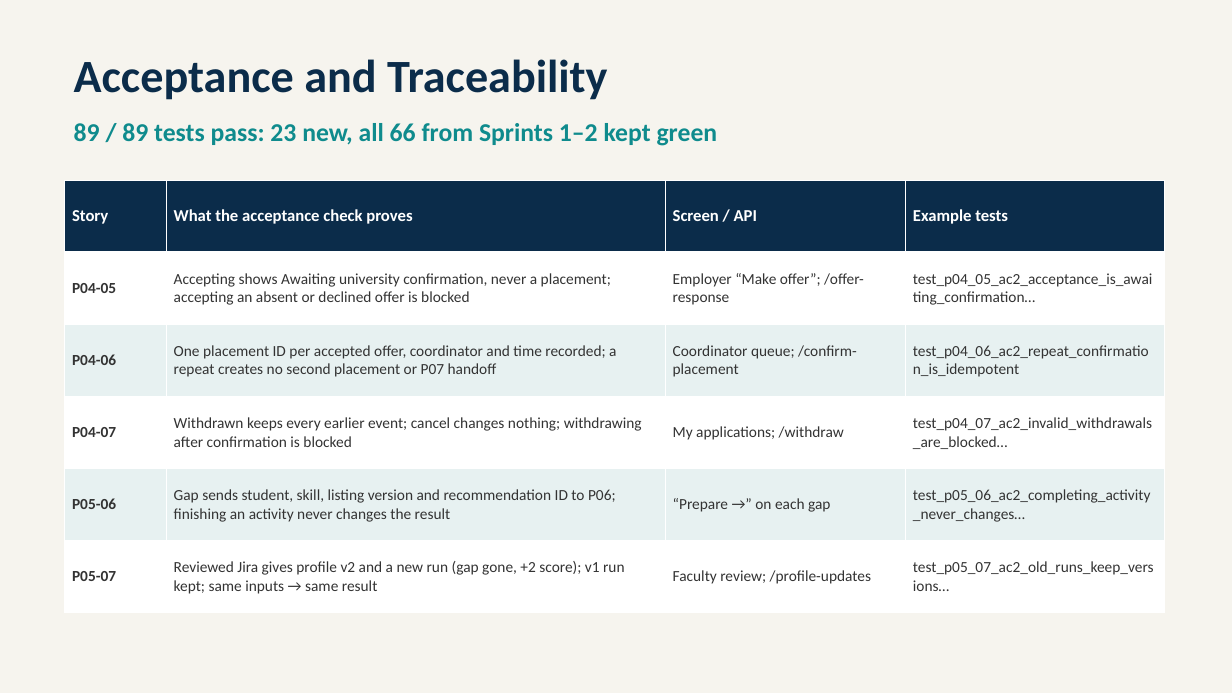
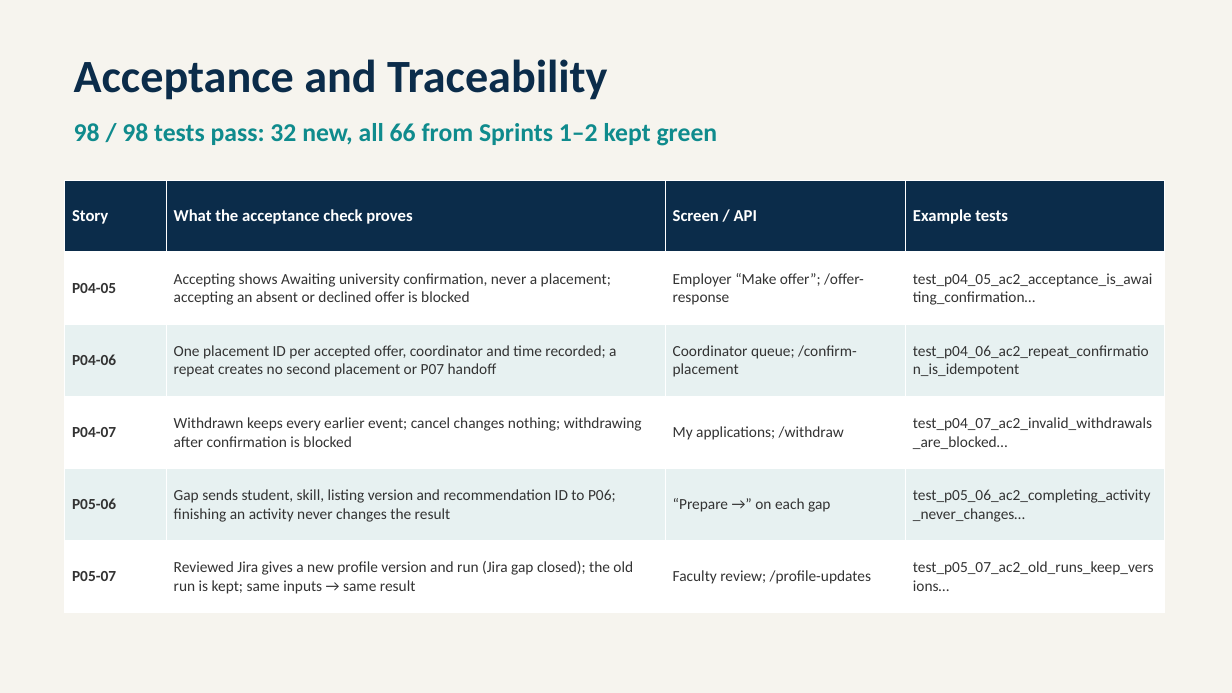
Before and after one commit to faizr206/InternshipPlatformSection2, a slide deck: slide 5 of artifacts/Sprint 3 - S2 Team 3.pptx. Drawn at 1232x693 pixels with LibreOffice and Linux fonts; fonts in the diff are those of the drawing. Boxes give left, top, right and bottom in pixels: in the first picture for what was removed or moved away, otherwise in the second. Text is boxed around its words. In the diff, an @@ line names an element or a change of style, - is before the commit and + after.

```diff
--- a/artifacts/Sprint 3 - S2 Team 3.pptx
+++ b/artifacts/Sprint 3 - S2 Team 3.pptx
@@ text at (74, 123, 718, 146): text changed @@
-89 / 89 tests pass: 23 new, all 66 from Sprints 1–2 kept green
+98 / 98 tests pass: 32 new, all 66 from Sprints 1–2 kept green
@@ table at (65, 180, 1165, 613) @@
-row 6, column 2: Reviewed Jira gives profile v2 and a new run (gap gone, +2 score); v1 run kept; same inputs → same result
+row 6, column 2: Reviewed Jira gives a new profile version and run (Jira gap closed); the old run is kept; same inputs → same result
```
Also in this commit, not shown: 5 other slides changed, 16 other files.
